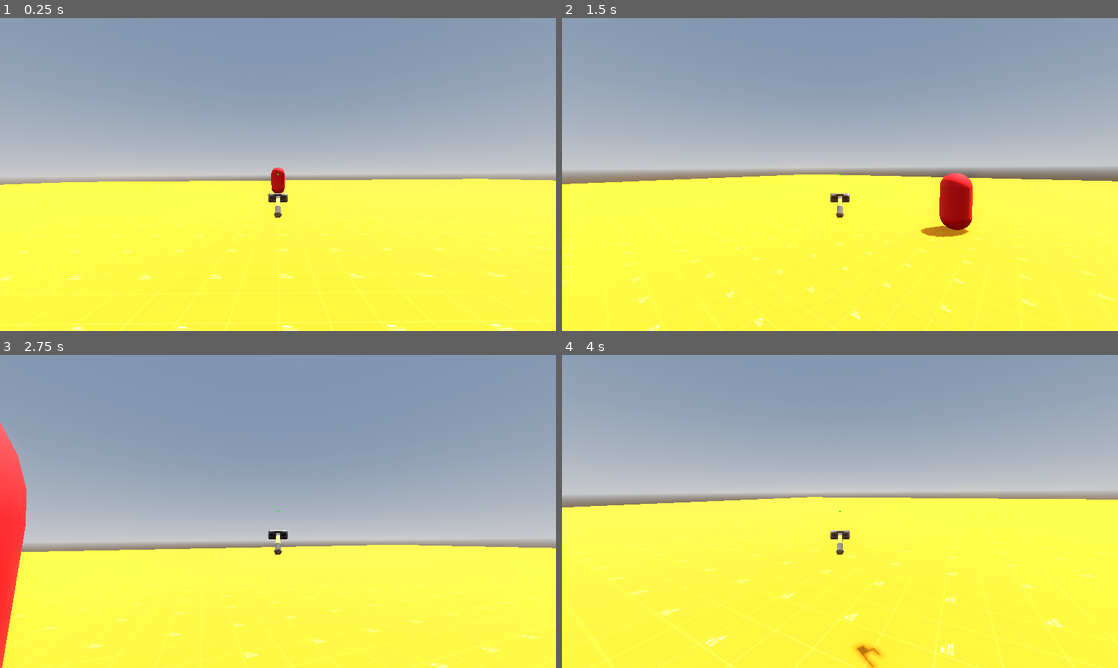
Above: before the commit, frames 1-4 (two rows, left to right).
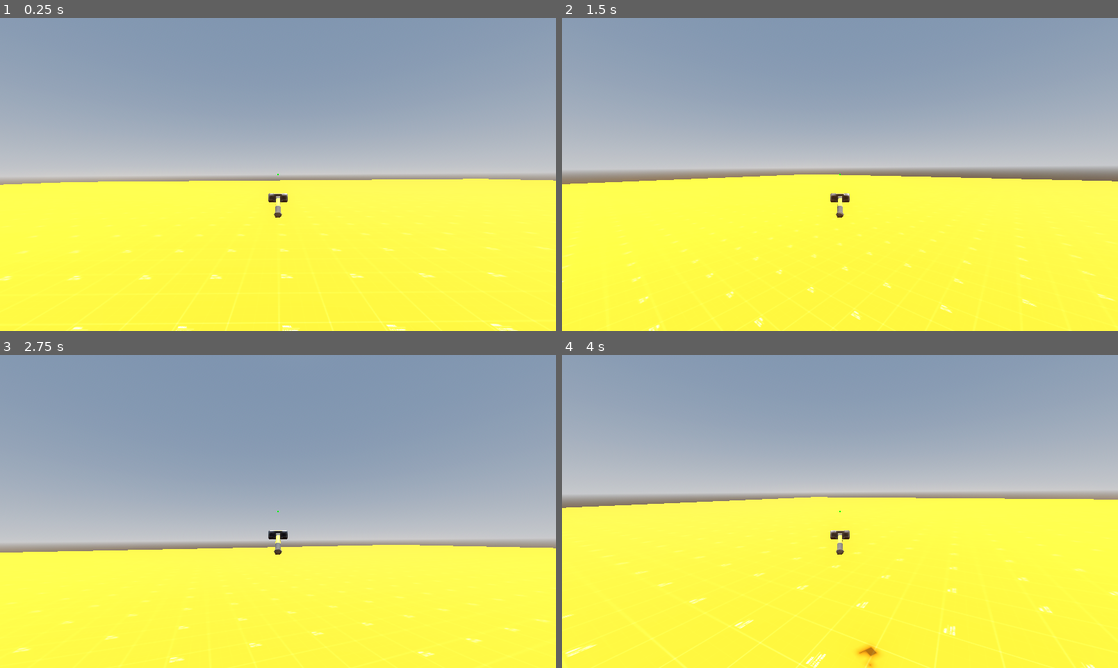
Above: after the commit, the same moments.

Repository: wdfeer/AAA-Project
Game: Godot game, scene res://game.tscn
The game is run twice, just before and just after one commit, with the same random seed, the same clock (stepped at 60 frames per second) and the same inputs.
Inputs (mouse positions are in pixels of both pictures, inside the frame that each line leads up to):
- Up to frame 1 (0.25 s): no input
- Up to frame 2 (1.5 s): tap Enter at 0.5 s; move the mouse to (867, 174) at 0.52 s; hold W (up) from 0.53 s (still down); tap Space (jump) at 0.77 s; move the mouse to (812, 174) at 1.27 s
- Up to frame 3 (2.75 s): keep holding W (up); tap Space (jump) at 1.52 s; move the mouse to (289, 505) at 2.02 s
- Up to frame 4 (4 s): keep holding W (up); move the mouse to (834, 517) at 2.77 s; tap Space (jump) at 3.02, 3.77 s; move the mouse to (878, 514) at 3.52 s

The runs differ from the first frame. In frame 1, 0.2% of the frame differs, in the area x 48-52%, y 47-57%; in frame 2, 1.2%; in frame 3, 3.0%, in the area x 0-100%, y 21-100%; in frame 4, 1.5%.

Commit message:
Spawn enemies periodically

Diff:
--- a/Enemy.gd
+++ b/Enemy.gd
@@ -8,7 +8,7 @@
 # Get the gravity from the project settings to be synced with RigidBody nodes.
 var gravity = ProjectSettings.get_setting("physics/3d/default_gravity")
 
-@onready var player: CharacterBody3D = $"../Player"
+@onready var player: CharacterBody3D = $"../../Player"
 
 func _physics_process(delta):
 	# Add the gravity.
--- /dev/null
+++ b/EnemySpawner.gd
@@ -0,0 +1,29 @@
+extends Node3D
+
+@export var enemy_scene: PackedScene
+
+@onready var rng: RandomNumberGenerator = RandomNumberGenerator.new()
+
+var spawnpoints: PackedVector3Array
+
+const SPAWN_COOLDOWN: float = 4
+var spawn_timer: float = SPAWN_COOLDOWN
+
+func _ready():
+	var children = get_children()
+	spawnpoints = children.map(func(node3d: Node3D): return node3d.global_position)
+
+	for node in children:
+		node.queue_free()
+
+
+func _process(delta):
+	spawn_timer -= delta
+	if spawn_timer <= 0:
+		spawn_enemy()
+		spawn_timer = SPAWN_COOLDOWN
+
+func spawn_enemy():
+	var enemy = enemy_scene.instantiate() as Enemy
+	enemy.global_position = spawnpoints[rng.randi_range(0, len(spawnpoints) - 1)]
+	add_child(enemy)
--- /dev/null
+++ b/enemy.tscn
@@ -0,0 +1,21 @@
+[gd_scene load_steps=5 format=3 uid="uid://cue72tk1mnowl"]
+
+[ext_resource type="Script" path="res://Enemy.gd" id="1_wa66s"]
+
+[sub_resource type="CapsuleShape3D" id="CapsuleShape3D_fdvc3"]
+
+[sub_resource type="StandardMaterial3D" id="StandardMaterial3D_j66xm"]
+albedo_color = Color(1, 0, 0, 1)
+roughness = 0.8
+
+[sub_resource type="CapsuleMesh" id="CapsuleMesh_lvxuv"]
+material = SubResource("StandardMaterial3D_j66xm")
+
+[node name="Enemy" type="CharacterBody3D"]
+script = ExtResource("1_wa66s")
+
+[node name="CollisionShape3D" type="CollisionShape3D" parent="."]
+shape = SubResource("CapsuleShape3D_fdvc3")
+
+[node name="MeshInstance3D" type="MeshInstance3D" parent="."]
+mesh = SubResource("CapsuleMesh_lvxuv")
--- a/game.tscn
+++ b/game.tscn
@@ -6,7 +6,8 @@
 [ext_resource type="Texture2D" uid="uid://cg7qlx1ir41sd" path="res://assets/circle.svg" id="4_8kkm6"]
 [ext_resource type="PackedScene" uid="uid://be7ja1bjje8xv" path="res://assets/sledgehammer_01_1k.gltf/sledgehammer_01_1k.gltf" id="4_kcp83"]
 [ext_resource type="Script" path="res://Sledgehammer.gd" id="5_tdixj"]
-[ext_resource type="Script" path="res://Enemy.gd" id="6_hn4xo"]
+[ext_resource type="PackedScene" uid="uid://cue72tk1mnowl" path="res://enemy.tscn" id="7_aqj8v"]
+[ext_resource type="Script" path="res://EnemySpawner.gd" id="8_1bjp3"]
 
 [sub_resource type="ProceduralSkyMaterial" id="ProceduralSkyMaterial_iarg5"]
 sky_horizon_color = Color(0.64625, 0.65575, 0.67075, 1)
@@ -38,13 +39,6 @@
 [sub_resource type="PlaneMesh" id="PlaneMesh_is7fy"]
 material = SubResource("StandardMaterial3D_tfohm")
 size = Vector2(100, 100)
-
-[sub_resource type="StandardMaterial3D" id="StandardMaterial3D_j66xm"]
-albedo_color = Color(1, 0, 0, 1)
-roughness = 0.8
-
-[sub_resource type="CapsuleMesh" id="CapsuleMesh_lvxuv"]
-material = SubResource("StandardMaterial3D_j66xm")
 
 [node name="Game" type="Node3D"]
 
@@ -132,14 +126,21 @@
 [node name="MeshInstance3D" type="MeshInstance3D" parent="Floor"]
 mesh = SubResource("PlaneMesh_is7fy")
 
-[node name="Enemy" type="CharacterBody3D" parent="."]
-transform = Transform3D(1, 0, 0, 0, 1, 0, 0, 0, 1, 0, 1, -16)
-script = ExtResource("6_hn4xo")
+[node name="EnemySpawner" type="Node3D" parent="."]
+transform = Transform3D(1, 0, 0, 0, 1, 0, 0, 0, 1, 0, 1, 0)
+script = ExtResource("8_1bjp3")
+enemy_scene = ExtResource("7_aqj8v")
 
-[node name="CollisionShape3D" type="CollisionShape3D" parent="Enemy"]
-shape = SubResource("CapsuleShape3D_fdvc3")
+[node name="spawnpoint1" type="Node3D" parent="EnemySpawner"]
+transform = Transform3D(1, 0, 0, 0, 1, 0, 0, 0, 1, 40, 0, 40)
 
-[node name="MeshInstance3D" type="MeshInstance3D" parent="Enemy"]
-mesh = SubResource("CapsuleMesh_lvxuv")
+[node name="spawnpoint2" type="Node3D" parent="EnemySpawner"]
+transform = Transform3D(1, 0, 0, 0, 1, 0, 0, 0, 1, 40, 0, -40)
+
+[node name="spawnpoint3" type="Node3D" parent="EnemySpawner"]
+transform = Transform3D(1, 0, 0, 0, 1, 0, 0, 0, 1, -40, 0, 40)
+
+[node name="spawnpoint4" type="Node3D" parent="EnemySpawner"]
+transform = Transform3D(1, 0, 0, 0, 1, 0, 0, 0, 1, -40, 0, -40)
 
 [connection signal="body_entered" from="Player/PlayerCamera/Sledgehammer/Area3D" to="Player/PlayerCamera/Sledgehammer" method="_on_body_entered"]
Not shown: 1 places in game.tscn that only renumber resources
